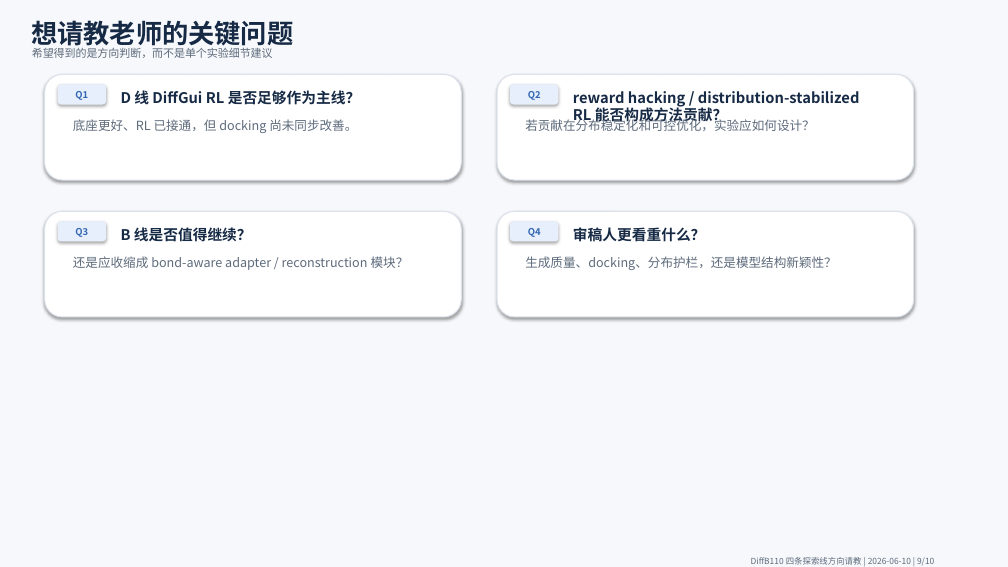
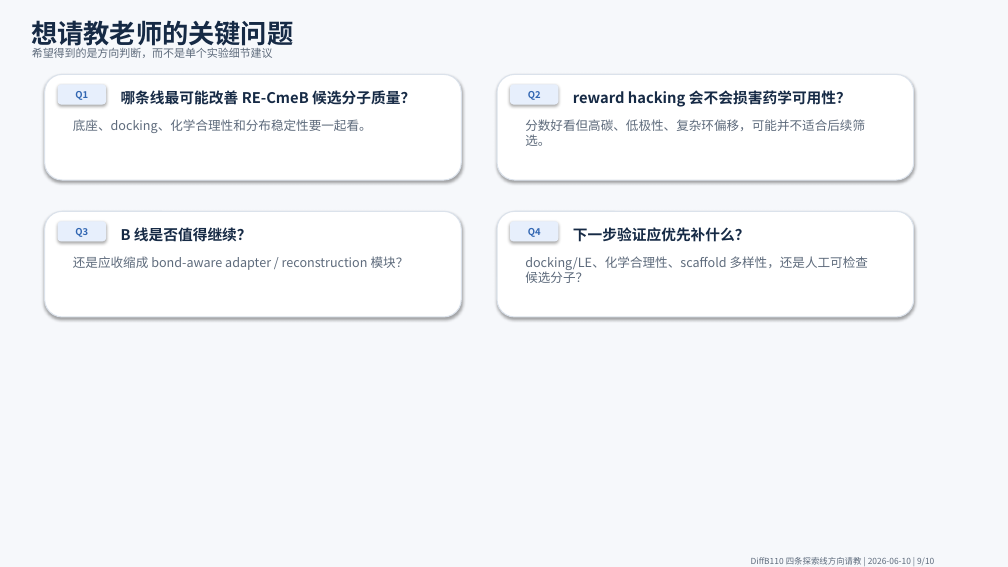
Before and after one commit to X-east/diffb110, a slide deck: slide 9 of docs/四条线方向请教PPT_20260610/四条线方向请教_20260610.pptx. Drawn at 1008x567 pixels with LibreOffice and Linux fonts; fonts in the diff are those of the drawing. Boxes give left, top, right and bottom in pixels: in the first picture for what was removed or moved away, otherwise in the second. Text is boxed around its words. In the diff, an @@ line names an element or a change of style, - is before the commit and + after.

Commit message:
260610-5 调整四条线材料为药学目标导向

```diff
--- a/docs/四条线方向请教PPT_20260610/四条线方向请教_20260610.pptx
+++ b/docs/四条线方向请教PPT_20260610/四条线方向请教_20260610.pptx
@@ text at [73,119,372,133]: text changed @@
-底座更好、RL 已接通，但 docking 尚未同步改善。
+底座、docking、化学合理性和分布稳定性要一起看。
@@ text at [121,90,415,105]: text changed @@
-D 线 DiffGui RL 是否足够作为主线？
+哪条线最可能改善 RE-CmeB 候选分子质量？
@@ text at [525,119,865,146]: text changed @@
-若贡献在分布稳定化和可控优化，实验应如何设计？
+分数好看但高碳、低极性、复杂环偏移，可能并不适合后续筛选。
@@ text at [573,90,851,107]: text changed @@
-reward hacking / distribution-stabilized RL 能否构成方法贡献？
+reward hacking 会不会损害药学可用性？
@@ text at [573,227,750,242]: text changed @@
-审稿人更看重什么？
+下一步验证应优先补什么？
@@ text at [525,256,868,283]: text changed @@
-生成质量、docking、分布护栏，还是模型结构新颖性？
+docking/LE、化学合理性、scaffold 多样性，还是人工可检查候选分子？
```
Also in this commit, not shown: 5 other slides changed, 4 other files.
